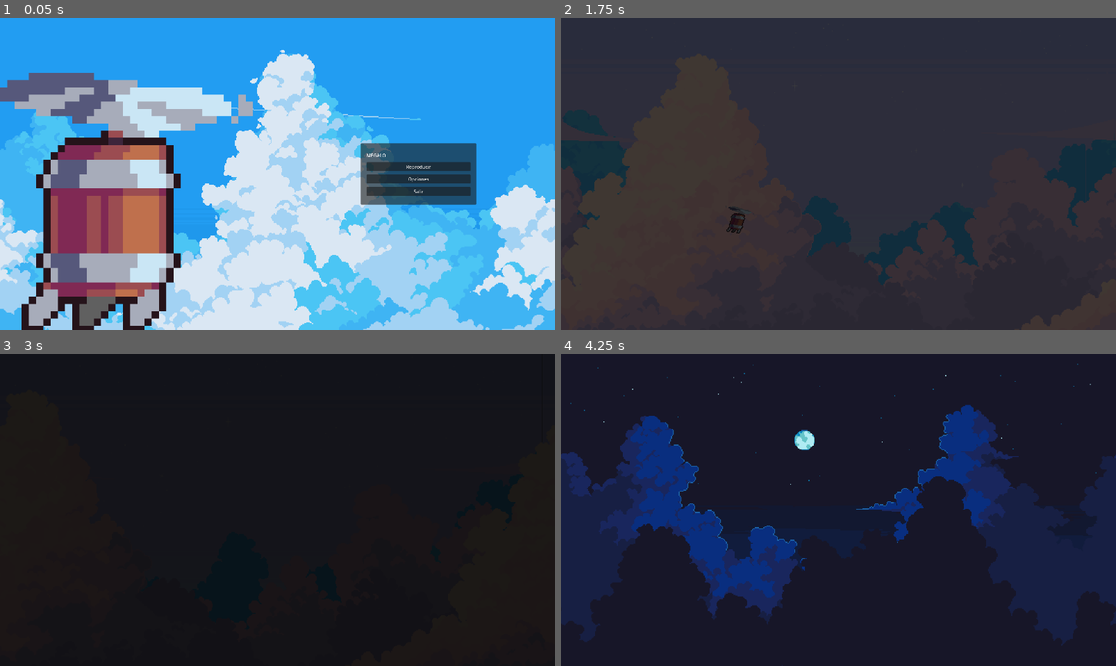
Above: before the commit, frames 1-4 (two rows, left to right).
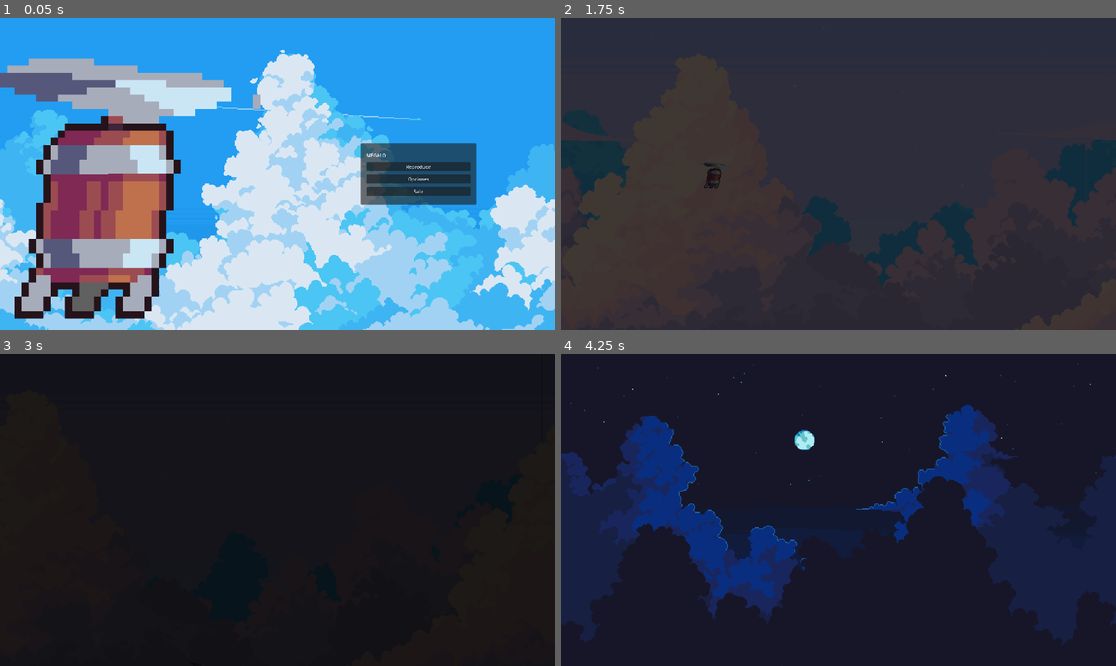
Above: after the commit, the same moments.

Repository: linkinmjs/megalo
Game: Godot game, scene res://scenes/main.tscn
The game is run twice, just before and just after one commit, with the same random seed, the same clock (stepped at 60 frames per second) and the same inputs.
Inputs:
- Up to frame 1 (0.05 s): no input
- Up to frame 2 (1.75 s): click "Reproducir" at 0.5 s; hold D (right) from 1.28 s (still down); hold E (action) from 1.28 s (still down)
- Up to frame 3 (3 s): release D (right) at 2.03 s; release E (action) at 2.03 s; hold A (left) 2.03-2.78 s; tap Space (fly) at 2.1 s; hold D (right) from 2.78 s (still down); hold E (action) from 2.78 s (still down)
- Up to frame 4 (4.25 s): keep holding D (right); release E (action) at 3.53 s; tap Space (fly) at 3.6 s

The runs differ from the first frame. In frame 1, 17% of the frame differs, in the area x 0-47%, y 12-100%; in frame 2, 0.2%; in frame 3, less than 0.1%; in frame 4, nothing differs.

Commit message:
Create animations on menu

Diff:
--- a/scenes/main.tscn
+++ b/scenes/main.tscn
@@ -106,14 +106,15 @@
 size_flags_horizontal = 2
 size_flags_vertical = 4
 
-[node name="Node2D" type="Node2D" parent="MenuUI/Control/HBoxContainer/BarrelSlot"]
+[node name="BarrelHero" type="Node2D" parent="MenuUI/Control/HBoxContainer/BarrelSlot"]
+unique_name_in_owner = true
 
-[node name="AnimatedSprite2D" type="AnimatedSprite2D" parent="MenuUI/Control/HBoxContainer/BarrelSlot/Node2D"]
+[node name="AnimatedSprite2D" type="AnimatedSprite2D" parent="MenuUI/Control/HBoxContainer/BarrelSlot/BarrelHero"]
 scale = Vector2(25, 25)
 sprite_frames = SubResource("SpriteFrames_85g3d")
 animation = &"flying"
 autoplay = "flying"
-frame_progress = 0.397887
+frame_progress = 0.690902
 offset = Vector2(15, 0)
 
 [node name="MenuSlot" type="Control" parent="MenuUI/Control/HBoxContainer"]
@@ -122,7 +123,8 @@
 size_flags_horizontal = 6
 size_flags_vertical = 4
 
-[node name="PanelContainer" type="PanelContainer" parent="MenuUI/Control/HBoxContainer/MenuSlot"]
+[node name="MenuCard" type="PanelContainer" parent="MenuUI/Control/HBoxContainer/MenuSlot"]
+unique_name_in_owner = true
 layout_mode = 1
 anchors_preset = 15
 anchor_right = 1.0
@@ -130,34 +132,34 @@
 grow_horizontal = 2
 grow_vertical = 2
 
-[node name="MarginContainer" type="MarginContainer" parent="MenuUI/Control/HBoxContainer/MenuSlot/PanelContainer"]
+[node name="MarginContainer" type="MarginContainer" parent="MenuUI/Control/HBoxContainer/MenuSlot/MenuCard"]
 layout_mode = 2
 theme_override_constants/margin_left = 20
 theme_override_constants/margin_top = 30
 theme_override_constants/margin_right = 20
 theme_override_constants/margin_bottom = 30
 
-[node name="VBoxContainer" type="VBoxContainer" parent="MenuUI/Control/HBoxContainer/MenuSlot/PanelContainer/MarginContainer"]
+[node name="VBoxContainer" type="VBoxContainer" parent="MenuUI/Control/HBoxContainer/MenuSlot/MenuCard/MarginContainer"]
 layout_mode = 2
 theme_override_constants/separation = 12
 alignment = 1
 
-[node name="Label" type="Label" parent="MenuUI/Control/HBoxContainer/MenuSlot/PanelContainer/MarginContainer/VBoxContainer"]
+[node name="Label" type="Label" parent="MenuUI/Control/HBoxContainer/MenuSlot/MenuCard/MarginContainer/VBoxContainer"]
 layout_mode = 2
 text = "MÉGALO"
 
-[node name="PlayButton" type="Button" parent="MenuUI/Control/HBoxContainer/MenuSlot/PanelContainer/MarginContainer/VBoxContainer"]
+[node name="PlayButton" type="Button" parent="MenuUI/Control/HBoxContainer/MenuSlot/MenuCard/MarginContainer/VBoxContainer"]
 layout_mode = 2
 text = "Reproducir"
 
-[node name="OptionsButton" type="Button" parent="MenuUI/Control/HBoxContainer/MenuSlot/PanelContainer/MarginContainer/VBoxContainer"]
+[node name="OptionsButton" type="Button" parent="MenuUI/Control/HBoxContainer/MenuSlot/MenuCard/MarginContainer/VBoxContainer"]
 layout_mode = 2
 text = "Opciones"
 
-[node name="ExitButton" type="Button" parent="MenuUI/Control/HBoxContainer/MenuSlot/PanelContainer/MarginContainer/VBoxContainer"]
+[node name="ExitButton" type="Button" parent="MenuUI/Control/HBoxContainer/MenuSlot/MenuCard/MarginContainer/VBoxContainer"]
 layout_mode = 2
 text = "Salir
 "
 
-[connection signal="pressed" from="MenuUI/Control/HBoxContainer/MenuSlot/PanelContainer/MarginContainer/VBoxContainer/PlayButton" to="MenuUI/Control" method="_on_play_button_pressed"]
-[connection signal="pressed" from="MenuUI/Control/HBoxContainer/MenuSlot/PanelContainer/MarginContainer/VBoxContainer/ExitButton" to="MenuUI/Control" method="_on_exit_button_pressed"]
+[connection signal="pressed" from="MenuUI/Control/HBoxContainer/MenuSlot/MenuCard/MarginContainer/VBoxContainer/PlayButton" to="MenuUI/Control" method="_on_play_button_pressed"]
+[connection signal="pressed" from="MenuUI/Control/HBoxContainer/MenuSlot/MenuCard/MarginContainer/VBoxContainer/ExitButton" to="MenuUI/Control" method="_on_exit_button_pressed"]
--- a/scripts/menu.gd
+++ b/scripts/menu.gd
@@ -1,9 +1,42 @@
 extends Control
 
+@export var slide_time := 0.6
+@export var fade_time := 0.4
+@export var extra_left := 80.0  # píxeles extra para salir holgado
+
+@onready var barrel: Node2D = %BarrelHero
+@onready var menu_card: Control = %MenuCard
+@onready var play_btn: Button = $HBoxContainer/MenuSlot/MenuCard/MarginContainer/VBoxContainer/PlayButton
+@onready var options_btn: Button = $HBoxContainer/MenuSlot/MenuCard/MarginContainer/VBoxContainer/OptionsButton
+@onready var exit_btn: Button = $HBoxContainer/MenuSlot/MenuCard/MarginContainer/VBoxContainer/ExitButton
+
 func _on_play_button_pressed() -> void:
-	GameManager.start_game()
-	GameManager.change_level(0)
-	queue_free()
+	# evitar doble click
+	play_btn.disabled = true
+	options_btn.disabled = true
+	exit_btn.disabled = true
+
+	# destino: bien a la izquierda de la pantalla
+	var view_w := get_viewport_rect().size.x
+	var target_x := barrel.position.x - (view_w + extra_left)
+
+	var t := create_tween()
+
+	# deslizamiento del barril
+	t.tween_property(barrel, "position:x", target_x, slide_time)\
+	 .set_trans(Tween.TRANS_CUBIC).set_ease(Tween.EASE_IN)
+	t.parallel().tween_property(barrel, "scale", barrel.scale * 0.4, slide_time)
+
+	# en paralelo, desvanecemos la tarjeta del menú
+	t.parallel().tween_property(menu_card, "modulate:a", 0.0, fade_time)\
+	 .set_trans(Tween.TRANS_SINE).set_ease(Tween.EASE_OUT)
+
+	# cuando termina, arrancamos el juego y cerramos el menú
+	t.finished.connect(func ():
+		GameManager.start_game()
+		GameManager.change_level(0)
+		queue_free()
+	)
 
 func _on_exit_button_pressed() -> void:
 	get_tree().quit()
